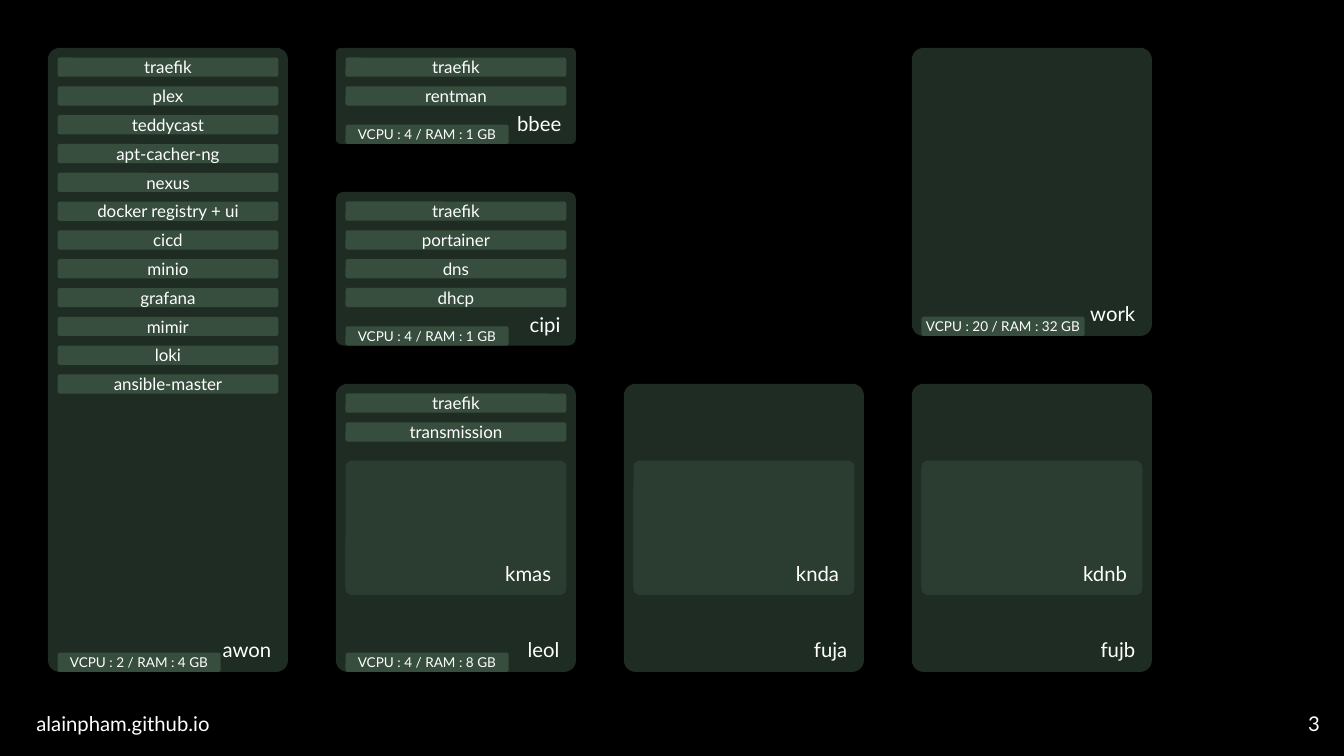
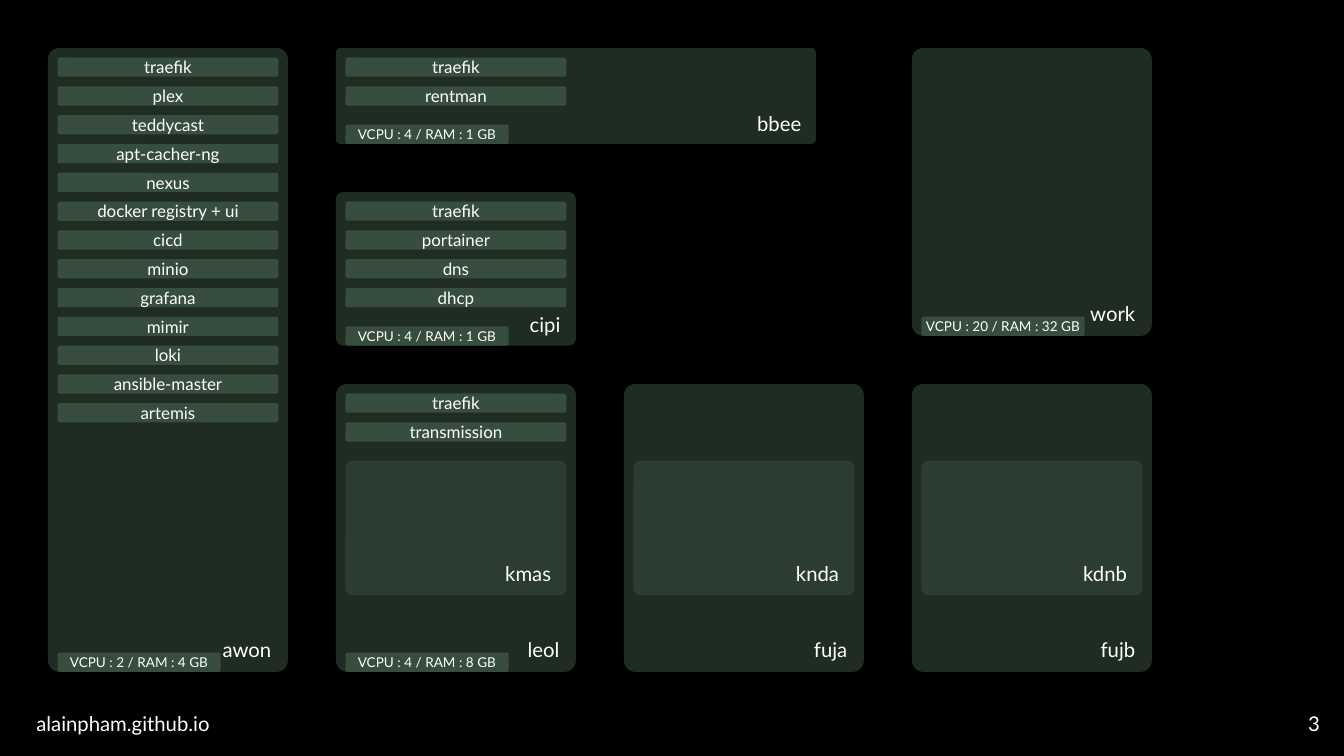
Before and after one commit to alainpham/home-lab, a slide deck: slide 3 of assets/slides.odp. Drawn at 1344x756 pixels with LibreOffice and Linux fonts; fonts in the diff are those of the drawing; background and template pictures are left out. Boxes give left, top, right and bottom in pixels: in the first picture for what was removed or moved away, otherwise in the second. Text is boxed around its words. In the diff, an @@ line names an element or a change of style, - is before the commit and + after.

```diff
--- a/assets/slides.odp
+++ b/assets/slides.odp
@@ rounded rectangle "bbee": place and size @@
-rounded rectangle "bbee" at (337, 48, 577, 144)
+rounded rectangle "bbee" at (337, 48, 817, 144)
@@ rounded rectangle added at (57, 404, 278, 423), fill #374D3D, 10 pt, text #FFFFFF @@
+artemis
```
Also in this commit, not shown: 5 other files.
